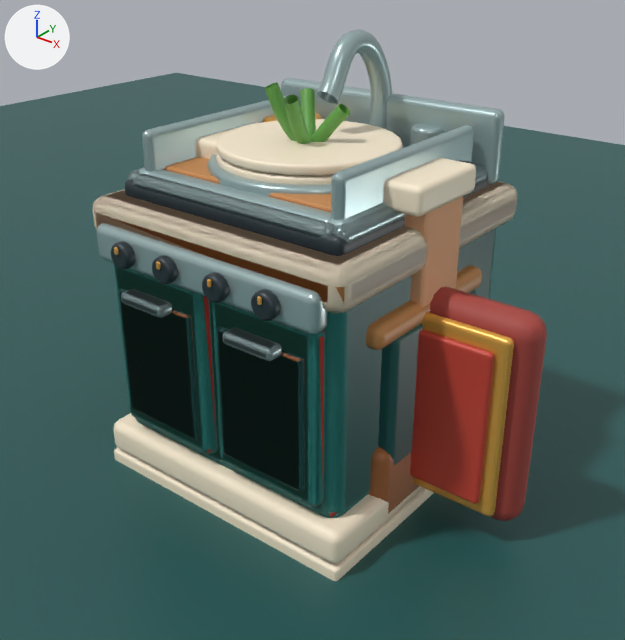
The Blender file assets/source/burger-town-kitchen.blend: old version first, new version second.
Before and after are seen from a 50 mm camera at (1.65, -2.04, 1.74) aimed at (0.06, -0.06, 0.51). Arrows for +X, +Y and +Z are at upper left; the lights stay in place. The picture after the commit comes second.

Objects in the first picture: 'Diorama foundation', 'Enamel sign', 'Glazed cutaway trim', 'Inset cabinet door.021', 'Instrument fascia', 'Porcelain dish stack.003', 'Powder coated carcase.010', 'Recessed face.020', 'Recessed face.021', 'Splash back', 'Tomato inset', 'Work surface.010' and 42 more.
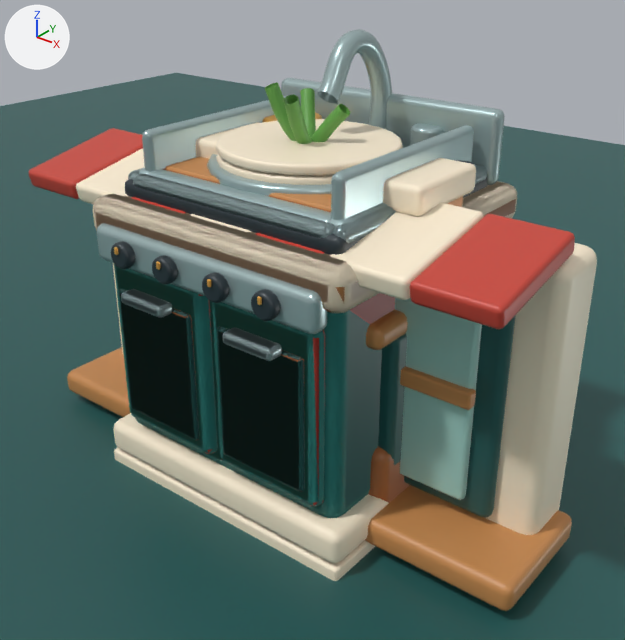
What changed in the scene script:
```text
Add ob_striped_canvas_valance_006:
    ob_striped_canvas_valance_006 = bpy.data.objects.new('Striped canvas valance.006', me_cube_174)  # a box spanning x -0.125..0.125, y -0.195..0.195, z -0.032..0.032; in mat_tomato_enamel (red #c94638); modifiers BEVEL, WEIGHTED_NORMAL
    ob_striped_canvas_valance_006.parent = ob_station_dinerwindow
    ob_striped_canvas_valance_006.location = (0.762, -0.225, 0.925)
    ob_striped_canvas_valance_006.rotation_euler = (0.2, 0.0, 0.0)  # degrees (11, 0, 0)
Add ob_station_dinerwindow:
    ob_station_dinerwindow = bpy.data.objects.new('Station_DinerWindow', None)
    ob_station_dinerwindow.location = (0.0, 0.0, 0.0)
Add ob_striped_canvas_valance_005:
    ob_striped_canvas_valance_005 = bpy.data.objects.new('Striped canvas valance.005', me_cube_173)  # a box spanning x -0.125..0.125, y -0.195..0.195, z -0.032..0.032; in mat_vanilla_porcelain (beige #fff0d5); modifiers BEVEL, WEIGHTED_NORMAL
    ob_striped_canvas_valance_005.parent = ob_station_dinerwindow
    ob_striped_canvas_valance_005.location = (0.508, -0.225, 0.925)
    ob_striped_canvas_valance_005.rotation_euler = (0.2, 0.0, 0.0)  # degrees (11, 0, 0)
Add ob_striped_canvas_valance_004:
    ob_striped_canvas_valance_004 = bpy.data.objects.new('Striped canvas valance.004', me_cube_174.copy())  # modifiers BEVEL, WEIGHTED_NORMAL
    ob_striped_canvas_valance_004.parent = ob_station_dinerwindow
    ob_striped_canvas_valance_004.location = (0.254, -0.225, 0.925)
    ob_striped_canvas_valance_004.rotation_euler = (0.2, 0.0, 0.0)  # degrees (11, 0, 0)
Add ob_striped_canvas_valance_003:
    ob_striped_canvas_valance_003 = bpy.data.objects.new('Striped canvas valance.003', me_cube_171)  # a box spanning x -0.125..0.125, y -0.195..0.195, z -0.032..0.032; in mat_vanilla_porcelain (beige #fff0d5); modifiers BEVEL, WEIGHTED_NORMAL
    ob_striped_canvas_valance_003.parent = ob_station_dinerwindow
    ob_striped_canvas_valance_003.location = (0.0, -0.225, 0.925)
    ob_striped_canvas_valance_003.rotation_euler = (0.2, 0.0, 0.0)  # degrees (11, 0, 0)
Add ob_striped_canvas_valance_002:
    ob_striped_canvas_valance_002 = bpy.data.objects.new('Striped canvas valance.002', me_cube_174.copy())  # modifiers BEVEL, WEIGHTED_NORMAL
    ob_striped_canvas_valance_002.parent = ob_station_dinerwindow
    ob_striped_canvas_valance_002.location = (-0.254, -0.225, 0.925)
    ob_striped_canvas_valance_002.rotation_euler = (0.2, 0.0, 0.0)  # degrees (11, 0, 0)
Add ob_striped_canvas_valance_001:
    ob_striped_canvas_valance_001 = bpy.data.objects.new('Striped canvas valance.001', me_cube_169)  # a box spanning x -0.125..0.125, y -0.195..0.195, z -0.032..0.032; in mat_vanilla_porcelain (beige #fff0d5); modifiers BEVEL, WEIGHTED_NORMAL
    ob_striped_canvas_valance_001.parent = ob_station_dinerwindow
    ob_striped_canvas_valance_001.location = (-0.508, -0.225, 0.925)
    ob_striped_canvas_valance_001.rotation_euler = (0.2, 0.0, 0.0)  # degrees (11, 0, 0)
Add ob_striped_canvas_valance:
    ob_striped_canvas_valance = bpy.data.objects.new('Striped canvas valance', me_cube_174.copy())  # modifiers BEVEL, WEIGHTED_NORMAL
    ob_striped_canvas_valance.parent = ob_station_dinerwindow
    ob_striped_canvas_valance.location = (-0.762, -0.225, 0.925)
    ob_striped_canvas_valance.rotation_euler = (0.2, 0.0, 0.0)  # degrees (11, 0, 0)
Add ob_maple_ledge:
    ob_maple_ledge = bpy.data.objects.new('Maple ledge', me_cube_167)  # a box spanning x -0.96..0.96, y -0.21..0.21, z -0.05..0.05; in mat_honey_maple (orange #c88b52); modifiers BEVEL, WEIGHTED_NORMAL
    ob_maple_ledge.parent = ob_station_dinerwindow
    ob_maple_ledge.location = (0.0, -0.13, 0.035)
Add ob_window_crossbar_001:
    ob_window_crossbar_001 = bpy.data.objects.new('Window crossbar.001', me_cube_166)  # a box spanning x -0.34..0.34, y -0.018..0.018, z -0.027..0.027; in mat_honey_maple (orange #c88b52); modifiers BEVEL, WEIGHTED_NORMAL
    ob_window_crossbar_001.parent = ob_station_dinerwindow
    ob_window_crossbar_001.location = (0.38, -0.185, 0.51)
Add ob_frosted_window_pane_001:
    ob_frosted_window_pane_001 = bpy.data.objects.new('Frosted window pane.001', me_cube_165)  # a box spanning x -0.33..0.33, y -0.018..0.018, z -0.295..0.295; in mat_frosted_robin_egg_glass (cyan #a6d3ca); modifiers BEVEL, WEIGHTED_NORMAL
    ob_frosted_window_pane_001.parent = ob_station_dinerwindow
    ob_frosted_window_pane_001.location = (0.38, -0.161, 0.45)
Add ob_burnished_dark_inset:
    ob_burnished_dark_inset = bpy.data.objects.new('Burnished dark inset', me_cube_162)  # a box spanning x -0.78..0.78, y -0.03..0.03, z -0.36..0.36; in mat_inset_lagoon_enamel (dark cyan #245957); modifiers BEVEL, WEIGHTED_NORMAL
    ob_burnished_dark_inset.parent = ob_station_dinerwindow
    ob_burnished_dark_inset.location = (0.0, -0.124, 0.46)
Add ob_cream_outer_frame:
    ob_cream_outer_frame = bpy.data.objects.new('Cream outer frame', me_cube_161)  # a box spanning x -0.91..0.91, y -0.11..0.11, z -0.46..0.46; in mat_vanilla_porcelain (beige #fff0d5); modifiers BEVEL, WEIGHTED_NORMAL
    ob_cream_outer_frame.parent = ob_station_dinerwindow
    ob_cream_outer_frame.location = (0.0, 0.0, 0.46)
```

Pixel boxes [x1, y1, x2, y2] of what changed, in the pictures (625 x 640 px):
'Cream outer frame', added: after [113, 243, 597, 535]
'Maple ledge', added: after [67, 347, 572, 611]
'Striped canvas valance.006', added (red): after [410, 214, 575, 329]
'Frosted window pane.001', added (cyan): after [395, 298, 482, 500]
'Striped canvas valance.005', added: after [330, 203, 484, 300]
'Burnished dark inset', added (dark cyan): after [404, 315, 516, 518]
'Striped canvas valance', added (red): after [29, 128, 143, 199]
'Striped canvas valance.001', added (beige): after [76, 148, 145, 204]
'Window crossbar.001', added (orange): after [400, 366, 476, 410]
'Striped canvas valance.004', added (mostly hidden): after [256, 233, 324, 254]
'Striped canvas valance.003', added (mostly hidden): after [190, 214, 251, 232]
'Striped canvas valance.002', added (mostly hidden): after [132, 197, 186, 213]
'Tomato inset', unchanged, covered by the edit: before [410, 329, 494, 504]
'Enamel sign', unchanged, covered by the edit: before [430, 287, 547, 521]
'Raised gold edge', unchanged, covered by the edit: before [413, 312, 514, 517]
'Window casing.002', unchanged, covered by the edit: before [405, 196, 463, 307]; after [447, 196, 463, 207]
